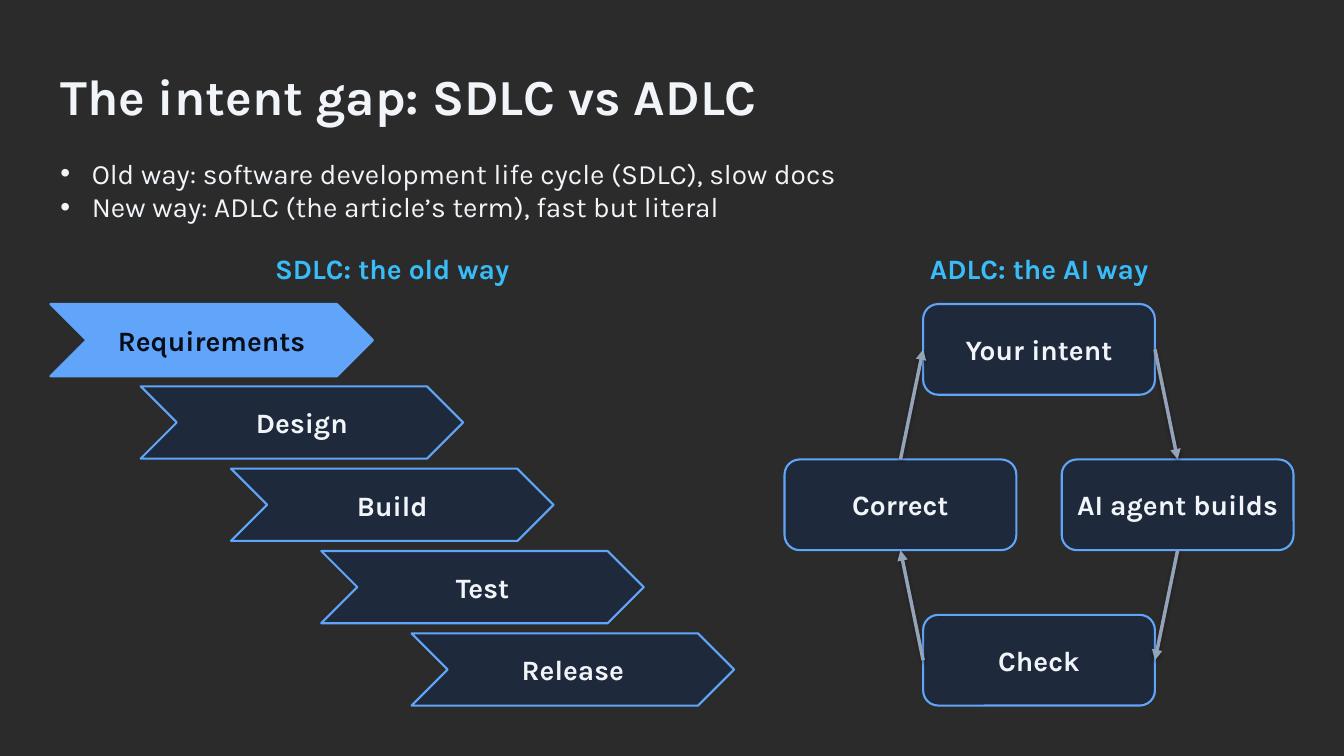
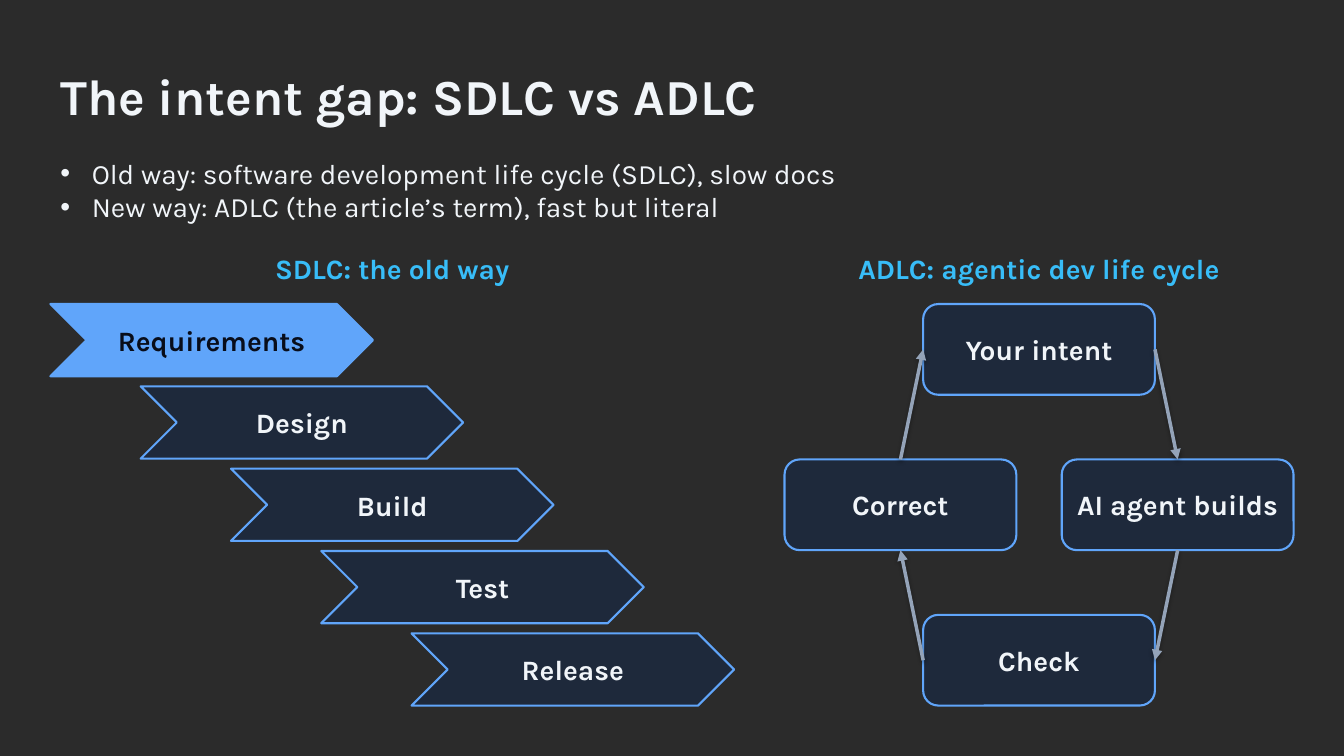
Before and after one commit to ronyronen/speckit-claude-presentation, a slide deck: slide 3 of presentation/speckit-workshop.pptx. Drawn at 1344x756 pixels with LibreOffice and Linux fonts; fonts in the diff are those of the drawing; background and template pictures are left out; a plain dark background stands for a picture behind light text. Boxes give left, top, right and bottom in pixels: in the first picture for what was removed or moved away, otherwise in the second. Text is boxed around its words. In the diff, an @@ line names an element or a change of style, - is before the commit and + after.

```diff
--- a/presentation/speckit-workshop.pptx
+++ b/presentation/speckit-workshop.pptx
@@ text at (x1=858, y1=259, x2=1219, y2=286): text changed @@
-ADLC: the AI way
+ADLC: agentic dev life cycle
```
Also in this commit, not shown: 15 other files.
